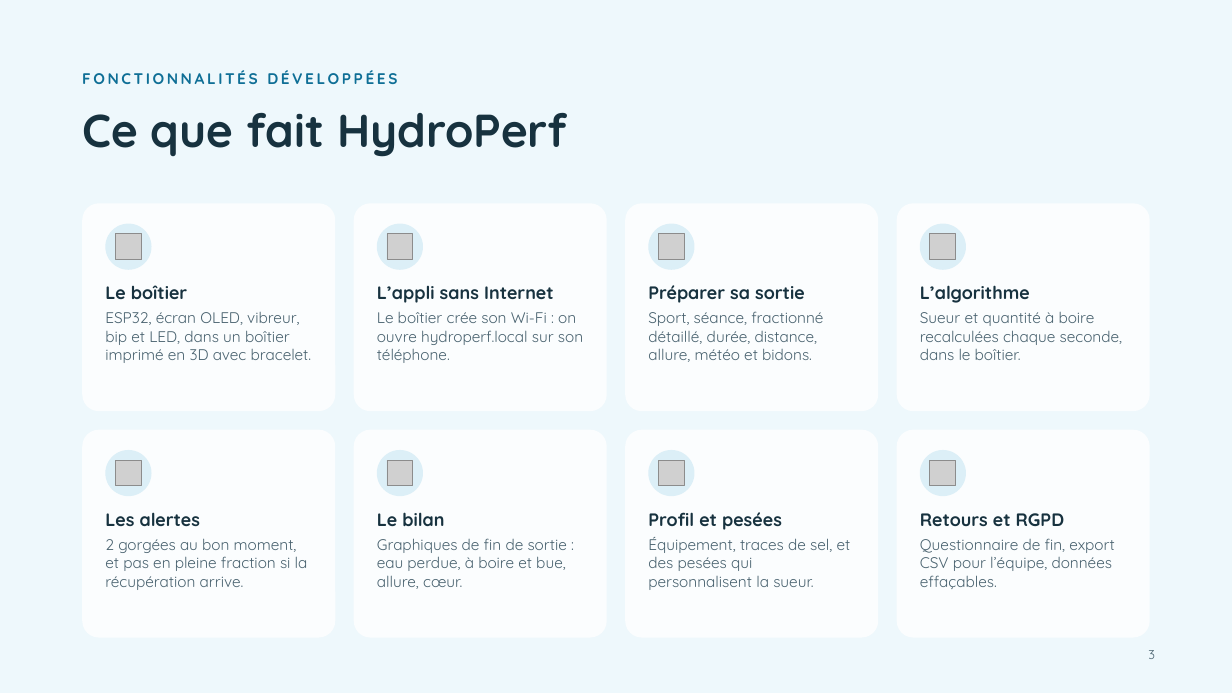
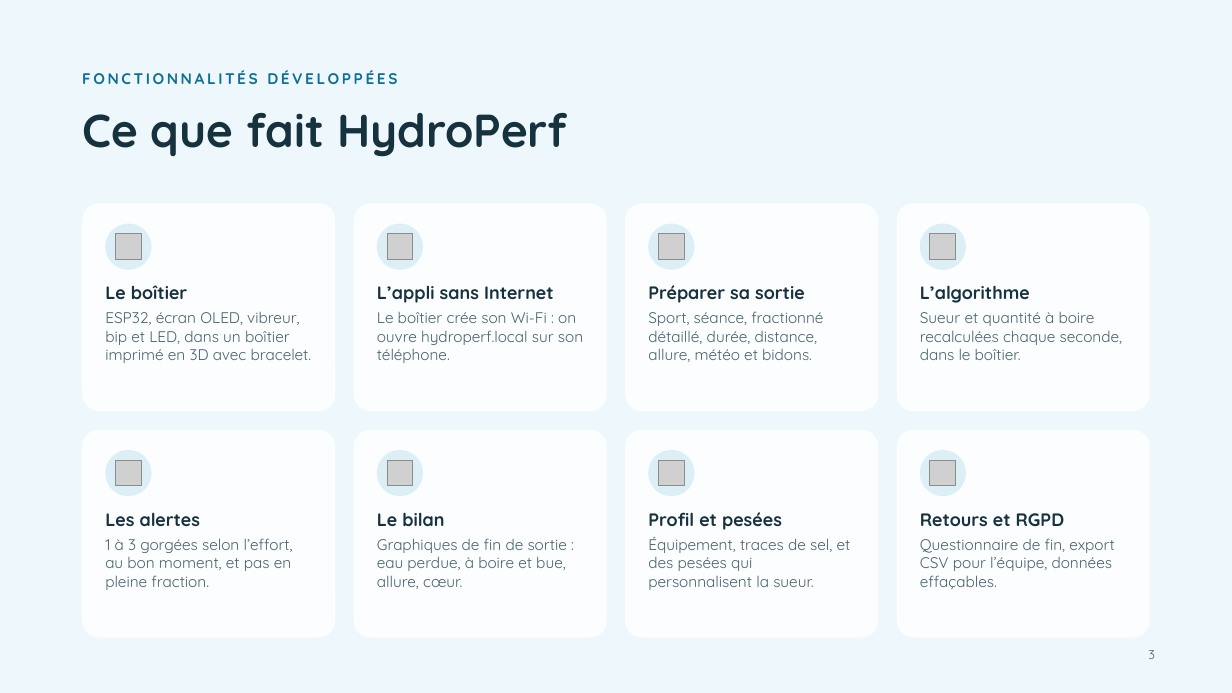
Before and after one commit to martinbaumg/hydroperf, a slide deck: slide 3 of docs/hydroperf_demo_finale.pptx. Drawn at 1232x693 pixels with LibreOffice and Linux fonts; fonts in the diff are those of the drawing; grey boxes stand for pictures. Boxes give left, top, right and bottom in pixels: in the first picture for what was removed or moved away, otherwise in the second. Text is boxed around its words. In the diff, an @@ line names an element or a change of style, - is before the commit and + after.

```diff
--- a/docs/hydroperf_demo_finale.pptx
+++ b/docs/hydroperf_demo_finale.pptx
@@ text at [105, 538, 293, 590]: text changed @@
-2 gorgées au bon moment, et pas en pleine fraction si la récupération arrive.
+1 à 3 gorgées selon l’effort, au bon moment, et pas en pleine fraction.
```
Also in this commit, not shown: 3 other slides changed, 4 other files.
